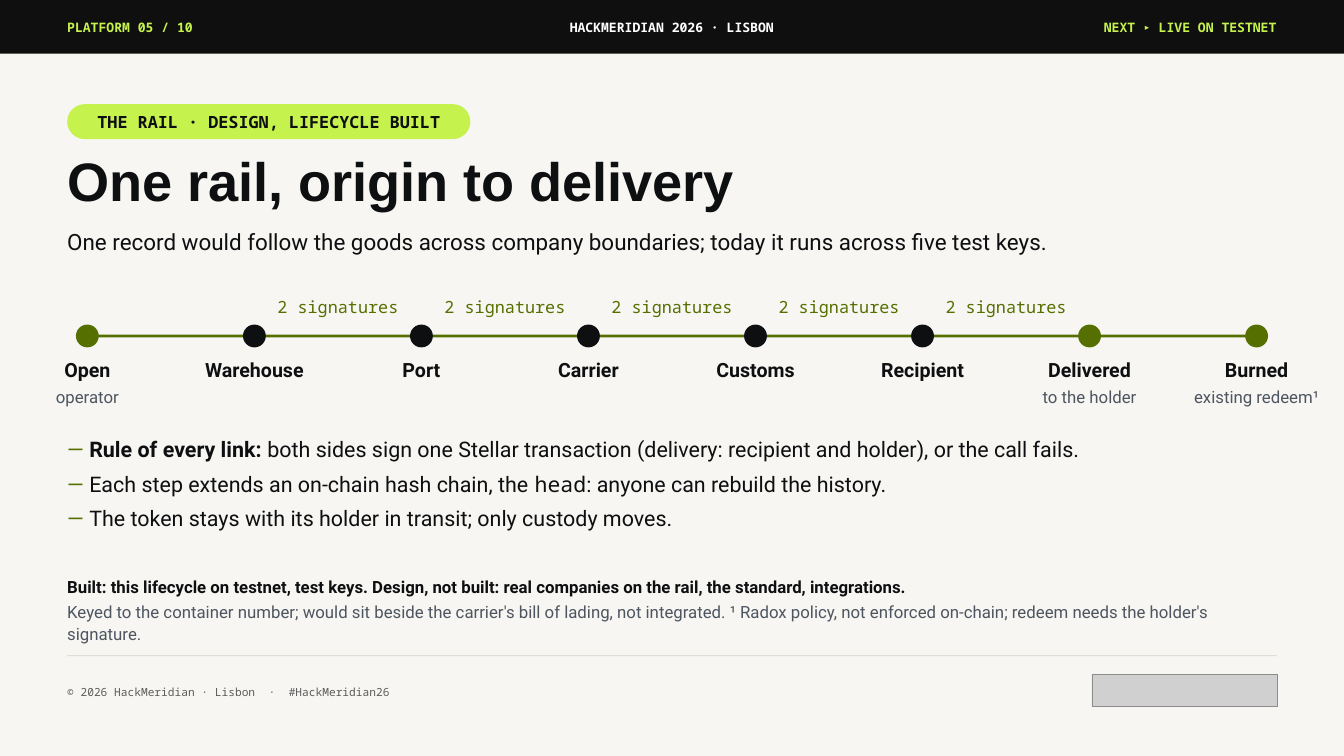
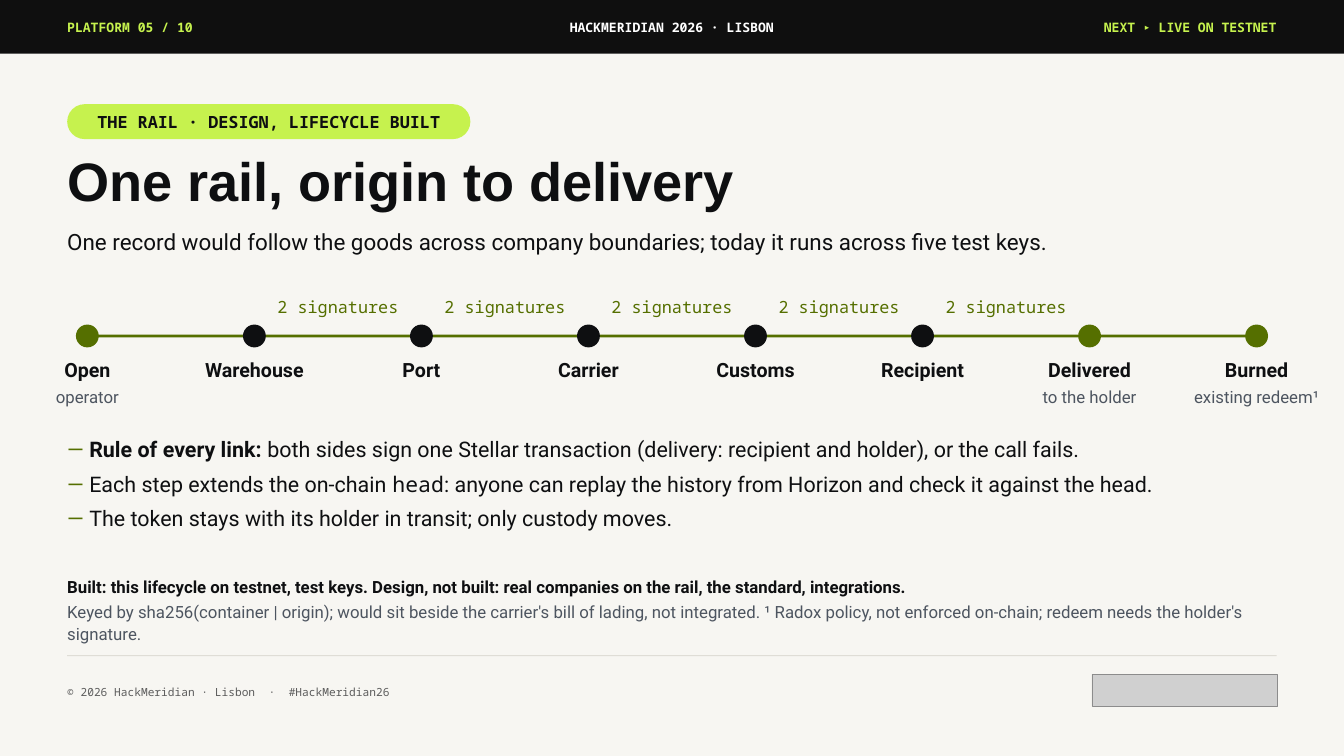
Before and after one commit to pwsaragossy/hackmeridian-cos, a slide deck: slide 5 of projects/hackmeridian-rail/deck/radox-custody-rail.pptx. Drawn at 1344x756 pixels with LibreOffice and Linux fonts; fonts in the diff are those of the drawing; grey boxes stand for pictures. Boxes give left, top, right and bottom in pixels: in the first picture for what was removed or moved away, otherwise in the second. Text is boxed around its words. In the diff, an @@ line names an element or a change of style, - is before the commit and + after.

```diff
--- a/projects/hackmeridian-rail/deck/radox-custody-rail.pptx
+++ b/projects/hackmeridian-rail/deck/radox-custody-rail.pptx
@@ text at (89, 475, 1153, 497): text changed @@
-— Each step extends an on-chain hash chain, the head: anyone can rebuild the history.
+— Each step extends the on-chain head: anyone can replay the history from Horizon and check it against the head.
@@ text at (67, 605, 1242, 644): text changed @@
-Keyed to the container number; would sit beside the carrier's bill of lading, not integrated. ¹ Radox policy, not enforced on-chain; redeem needs the holder's signature.
+Keyed by sha256(container | origin); would sit beside the carrier's bill of lading, not integrated. ¹ Radox policy, not enforced on-chain; redeem needs the holder's signature.
```
Also in this commit, not shown: 2 other slides changed, 7 other files.
